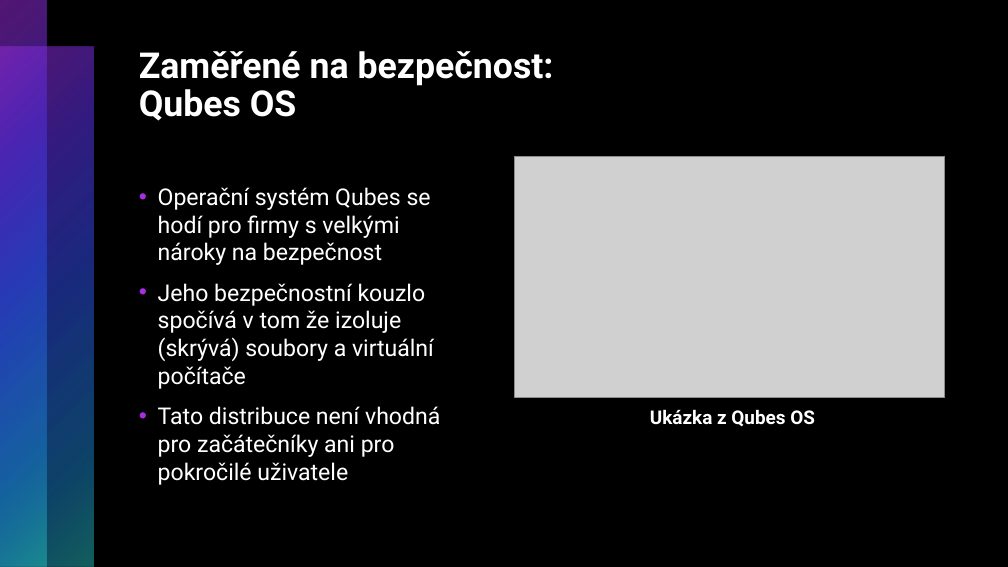
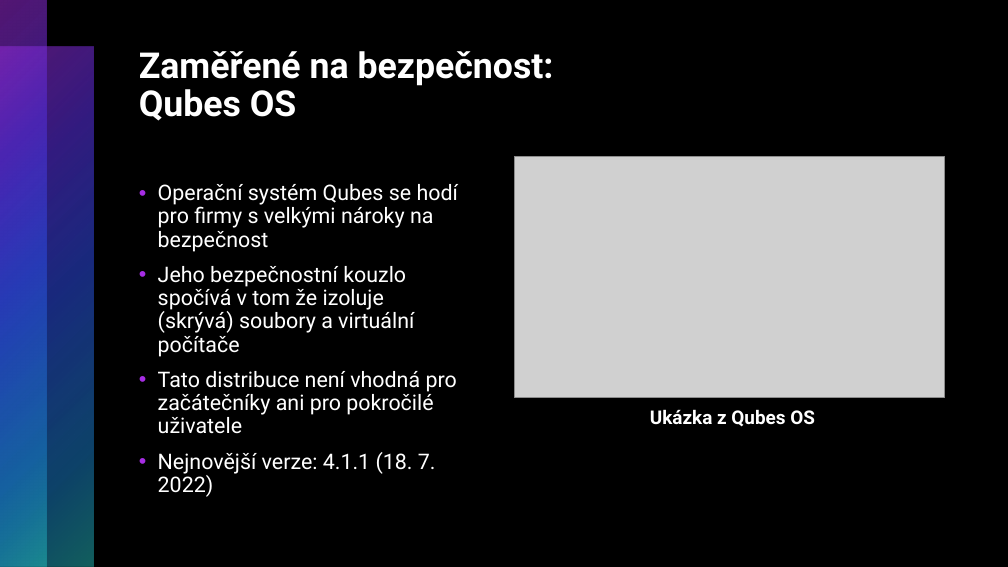
Before and after one commit to RadRoz12/Linux, a slide deck: slide 16 of Linux.pptx. Drawn at 1008x567 pixels with LibreOffice and Linux fonts; fonts in the diff are those of the drawing; grey boxes stand for pictures. Boxes give left, top, right and bottom in pixels: in the first picture for what was removed or moved away, otherwise in the second. Text is boxed around its words. In the diff, an @@ line names an element or a change of style, - is before the commit and + after.

```diff
--- a/Linux.pptx
+++ b/Linux.pptx
@@ text at (158, 184, 458, 434): size 22 to 20.4 pt in "Operační systém Qubes se hodí pro firmy ...", "Jeho bezpečnostní kouzlo spočívá v tom že ...", "Tato distribuce není vhodná pro začátečníky ani ..."; line spacing 1 to 0.9 @@
@@ text at (158, 452, 436, 497): paragraph added @@
+• Nejnovější verze: 4.1.1 (18. 7. 2022)
```
Also in this commit, not shown: 8 other slides changed, 2 slides added, 1 other file.
